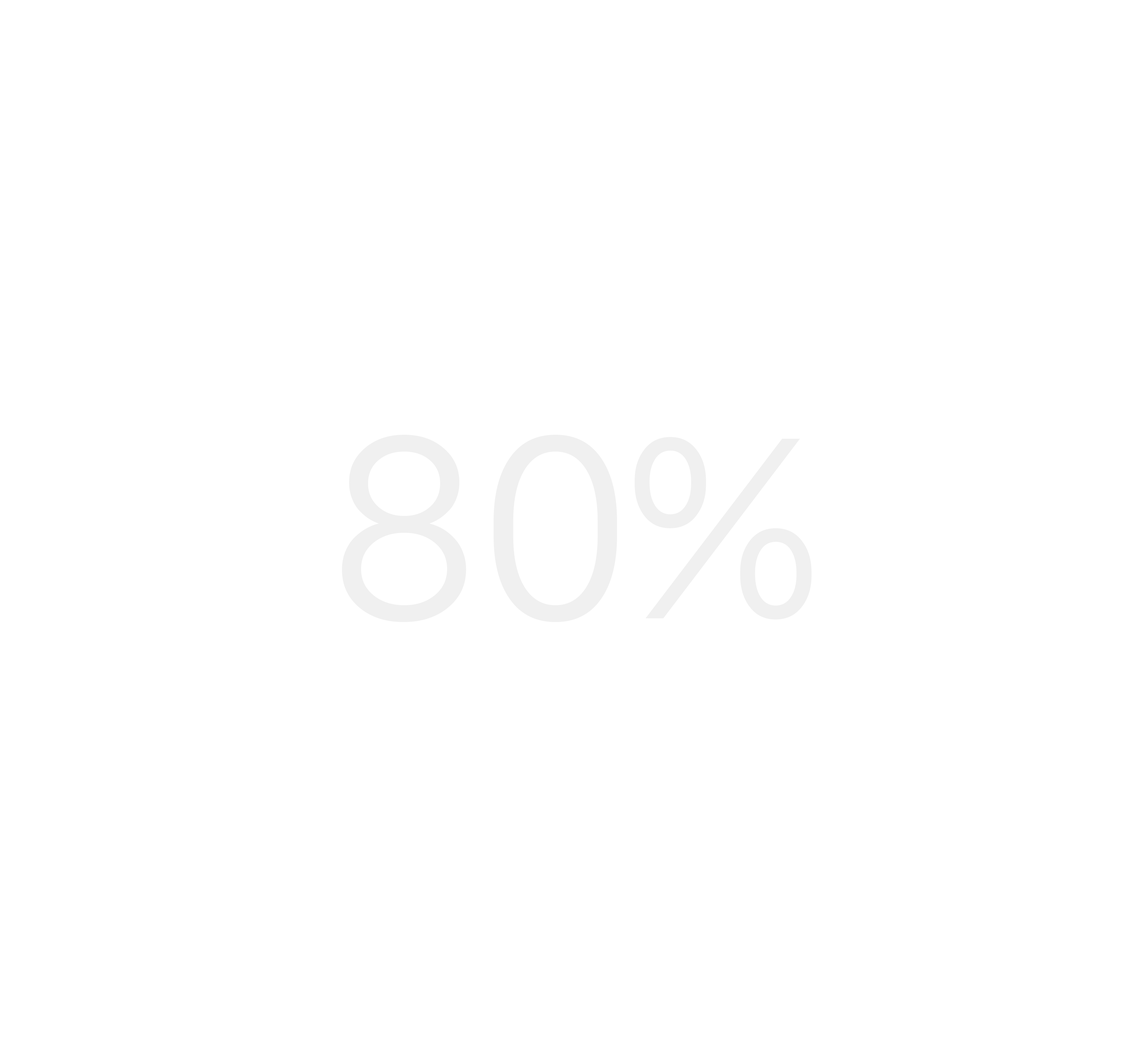
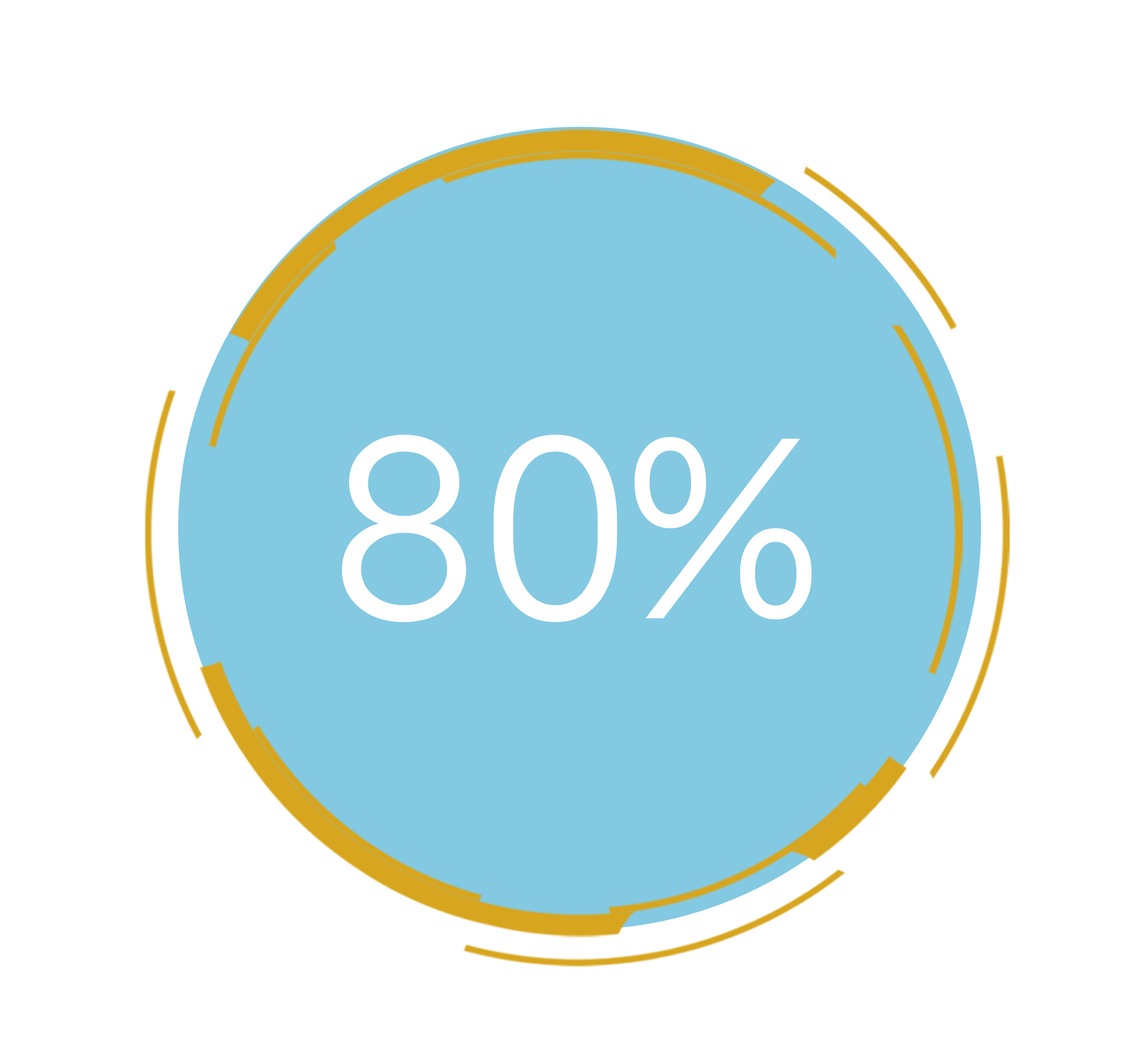
Before/after of a 1146×1050 layered artwork. What changed in the layer stack:
painted on "80%" over (x1=341, y1=434, x2=812, y2=623)
added layer "椭圆 1" (70%) over (x1=178, y1=126, x2=982, y2=930)
